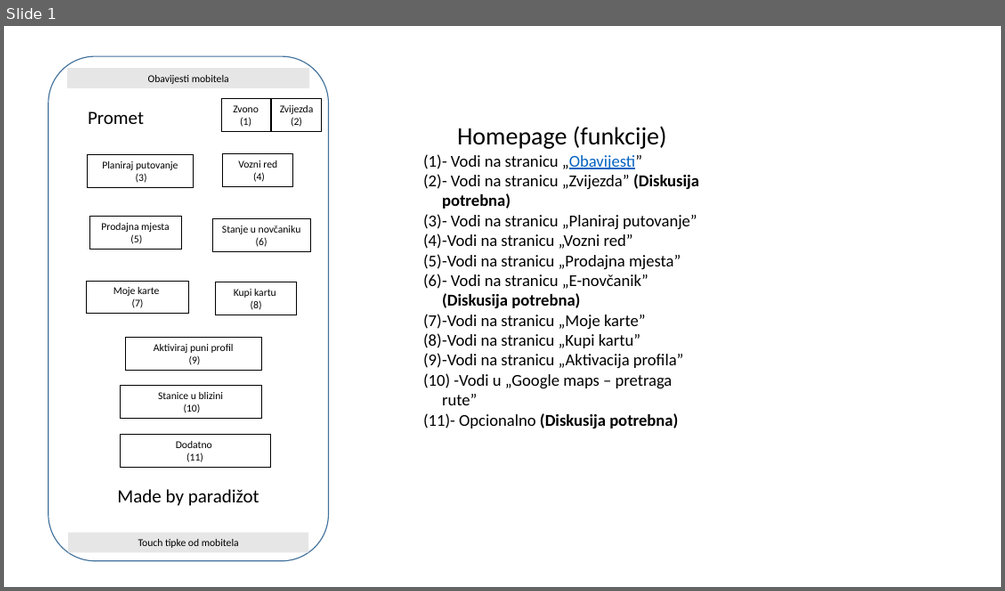
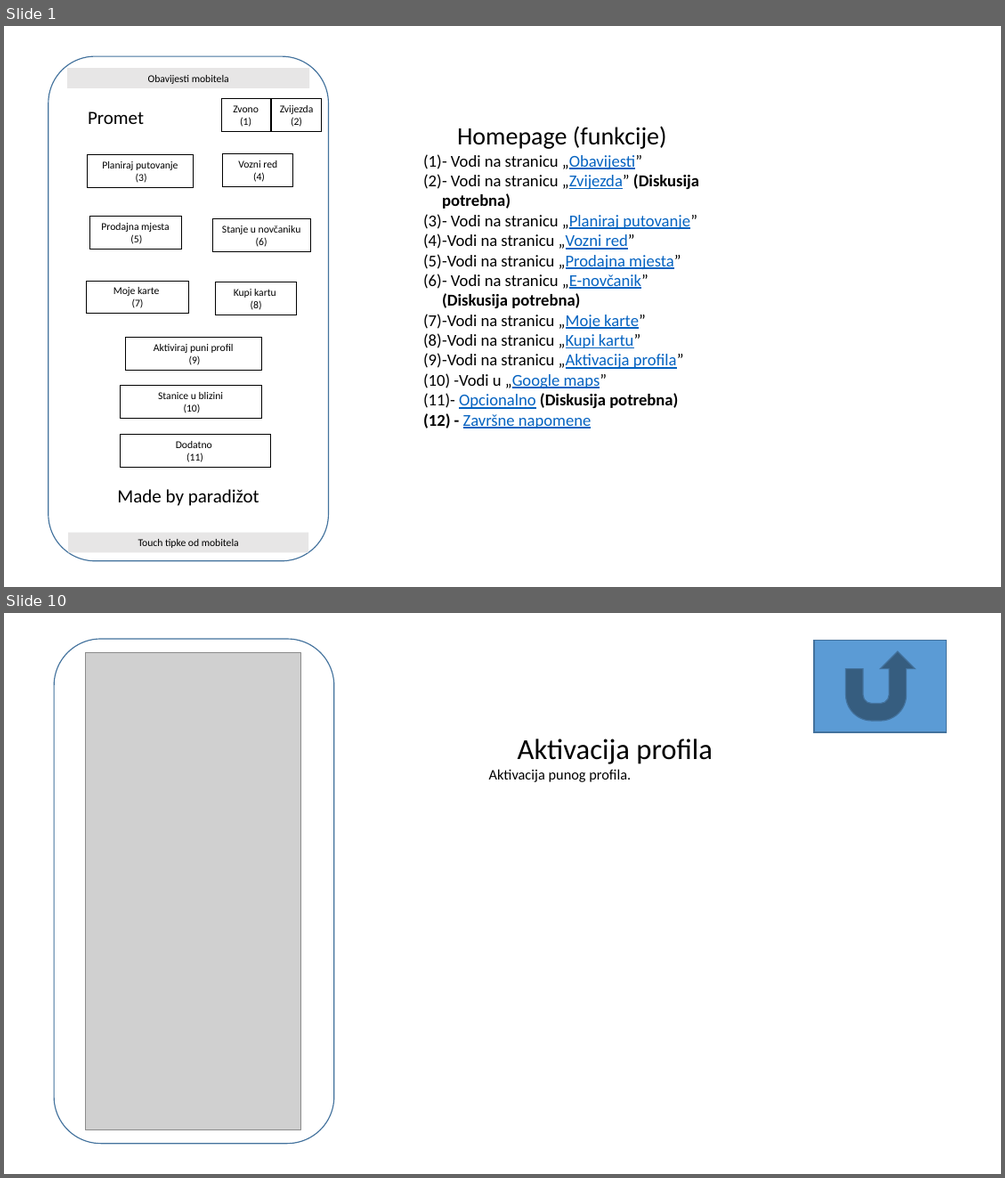
Before and after one commit to nibzard/2025-intro-swe, a slide deck: projects/paradizot-kcurcija-ekevic-ltomic-jvitaljic/Plan aplikacije.pptx. Shown one above the other, each under a label of ours: slide 1 before the commit, slides 1 and 10 after it; the slides between them are not shown. The pictures are 1005x591 and 1005x1178 pixels, drawn with LibreOffice and Linux fonts; fonts in the diff are those of the drawing; grey boxes stand for pictures. Boxes give left, top, right and bottom in pixels: in the first picture for what was removed or moved away, otherwise in the second. Text is boxed around its words. In the diff, an @@ line names an element or a change of style, - is before the commit and + after.

```diff
--- a/projects/paradizot-kcurcija-ekevic-ltomic-jvitaljic/Plan aplikacije.pptx
+++ b/projects/paradizot-kcurcija-ekevic-ltomic-jvitaljic/Plan aplikacije.pptx
@@ slide 10 added at bbox=[4, 613, 1001, 1174], background #FFFFFF @@
@@ rounded rectangle added at bbox=[54, 639, 334, 1144], outline #43739E 1 pt @@
@@ picture added at bbox=[86, 653, 300, 1130] @@
@@ action button return added at bbox=[814, 640, 947, 732], fill #5B9BD5, outline #43739E 1 pt @@
@@ text added at bbox=[489, 738, 712, 782], 14 pt, text #000000 @@
+Aktivacija profila
+Aktivacija punog profila.
@@ slide 1 changed as well @@
@@ text at bbox=[423, 174, 699, 409]: text colour #000000 to #0563C1, underline on in "„Zvijezda”", "„Planiraj putovanje”", "„Vozni red”", "„Prodajna mjesta”" and 5 more places @@
@@ text at bbox=[453, 374, 607, 389]: text changed; text colour #000000 to #0563C1 @@
-(10) -Vodi u „Google maps – pretraga rute”
+(10) -Vodi u „Google maps”
@@ text at bbox=[463, 414, 591, 428]: paragraph added @@
+(12) - Završne napomene
```
Also in this commit, not shown: 11 other slides added, 1 slide removed.
